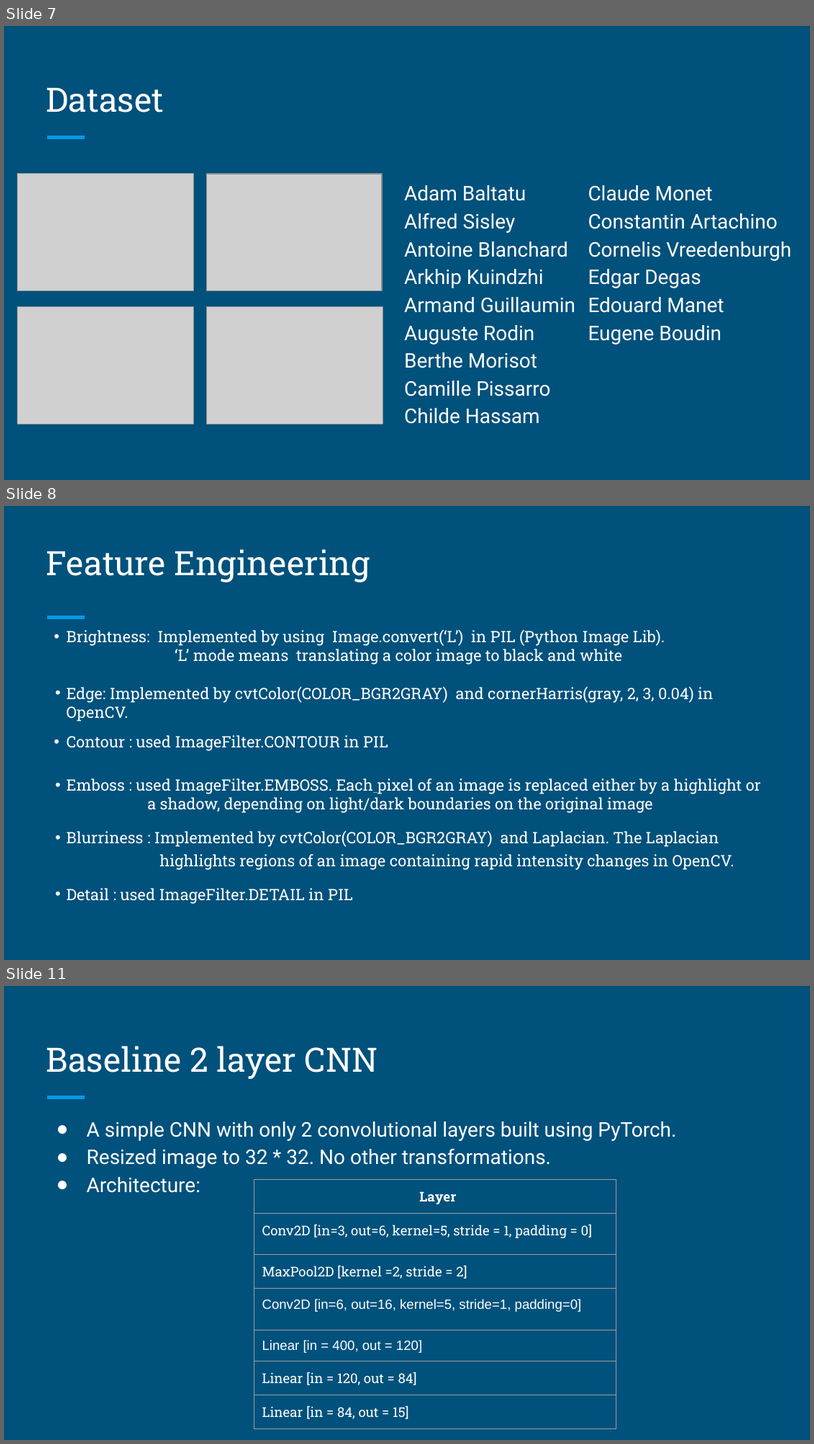
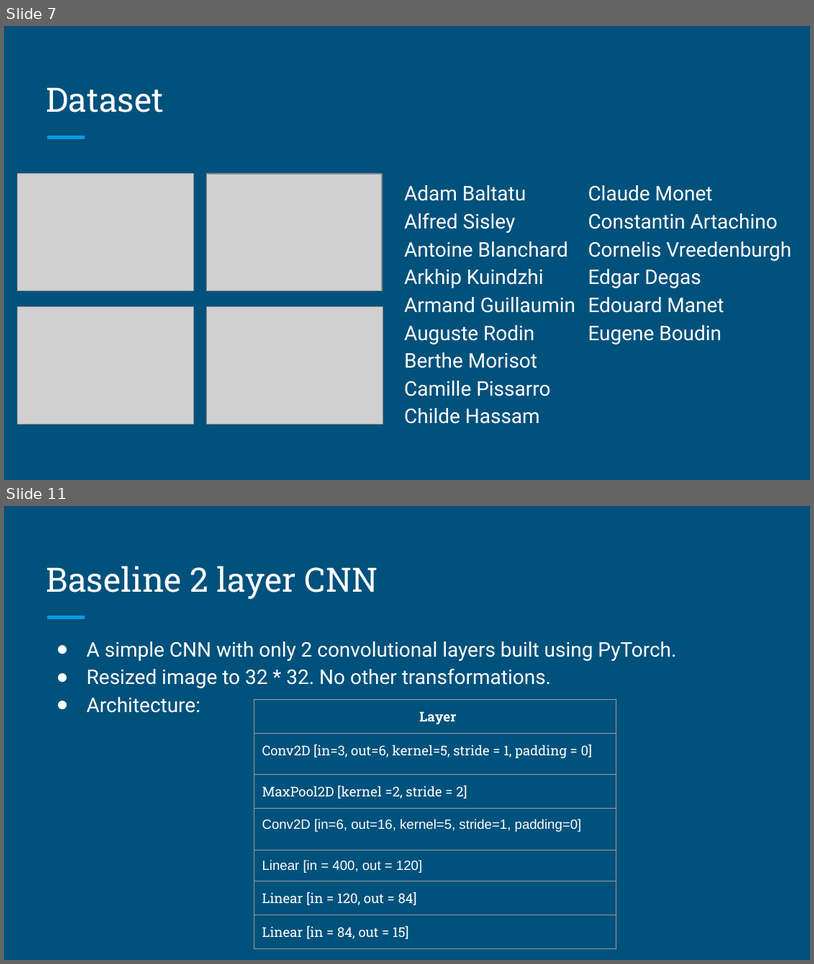
Before and after one commit to bhavika/Frida, a slide deck: CS688_ProjectPresentation.pptx. Shown one above the other, each under a label of ours: slides 7, 8 and 11 before the commit, slides 7 and 11 after it; the slides between them are not shown. The pictures are 814x1444 and 814x964 pixels, drawn with LibreOffice and Linux fonts; fonts in the diff are those of the drawing; grey boxes stand for pictures. Boxes give left, top, right and bottom in pixels: in the first picture for what was removed or moved away, otherwise in the second. Text is boxed around its words. In the diff, an @@ line names an element or a change of style, - is before the commit and + after.

```diff
--- a/CS688_ProjectPresentation.pptx
+++ b/CS688_ProjectPresentation.pptx
@@ slide 8 removed at (x1=4, y1=506, x2=810, y2=960), background #00517C; not listed: 1 template element that a slide beside it also shows @@
@@ title removed at (x1=46, y1=549, x2=370, y2=582) @@
-Feature Engineering
@@ text removed at (x1=67, y1=629, x2=761, y2=903) @@
-• Brightness: Implemented by using Image.convert(‘L’) in PIL (Python Image Lib).
-‘L’ mode means translating a color image to black and white
-• Edge: Implemented by cvtColor(COLOR_BGR2GRAY) and cornerHarris(gray, 2, 3, 0.04) in OpenCV.
-• Contour : used ImageFilter.CONTOUR in PIL
-• Emboss : used ImageFilter.EMBOSS. Each pixel of an image is replaced either by a highlight or
-a shadow, depending on light/dark boundaries on the original image
-• Blurriness : Implemented by cvtColor(COLOR_BGR2GRAY) and Laplacian. The Laplacian
-  highlights regions of an image containing rapid intensity changes in OpenCV.
-• Detail : used ImageFilter.DETAIL in PIL
```
Also in this commit, not shown: 7 slides changed, 3 slides added, 1 other slide removed, 1 other file.
